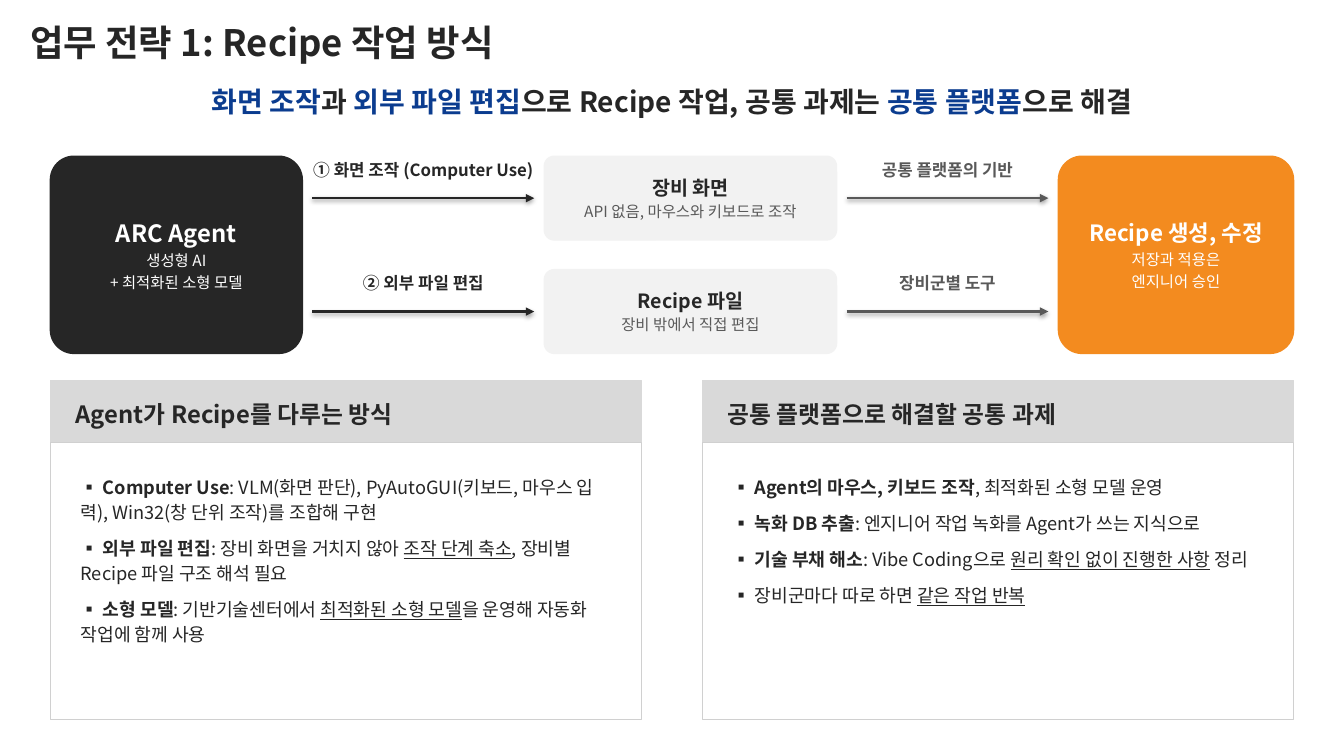
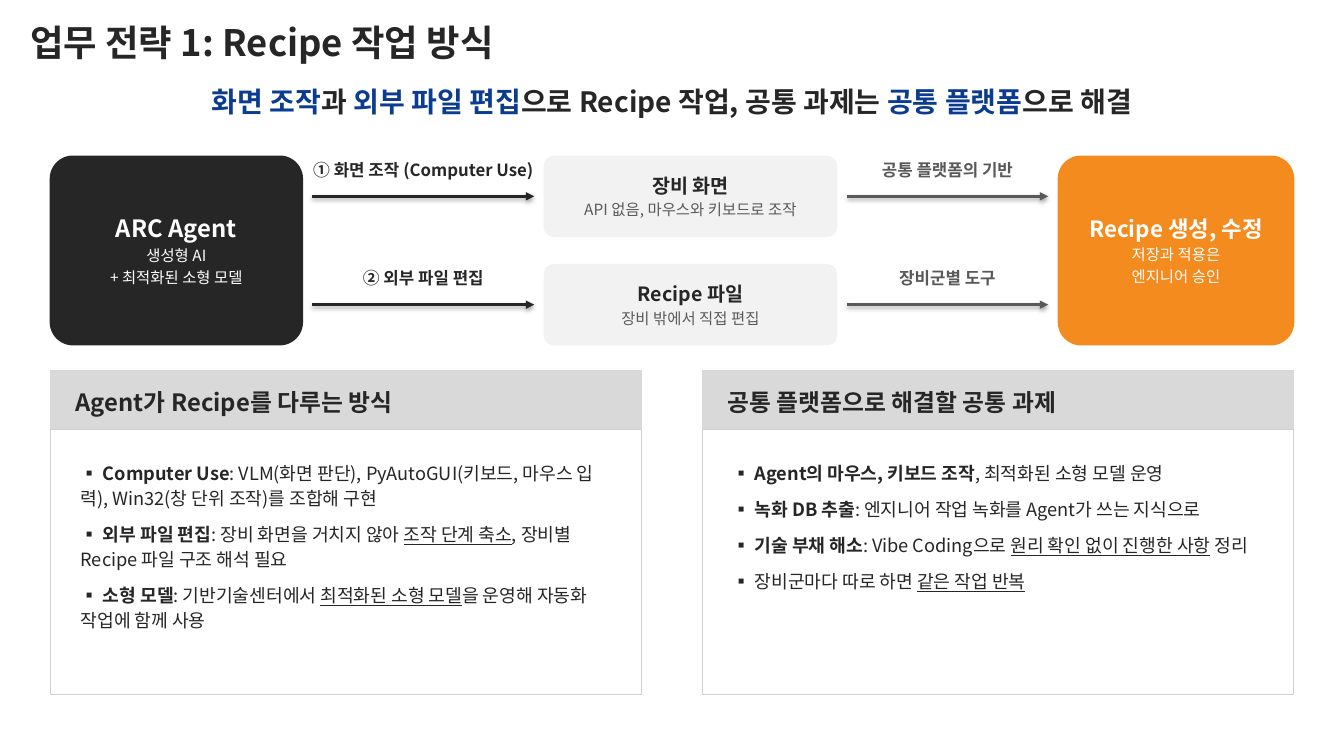
Before and after one commit to DarrenKoi/pm_notes, a slide deck: slide 4 of my-task/arc-tf/deliverables/arc-tf-team-full.pptx. Drawn at 1344x756 pixels with LibreOffice and Linux fonts; fonts in the diff are those of the drawing. Boxes give left, top, right and bottom in pixels: in the first picture for what was removed or moved away, otherwise in the second. Text is boxed around its words. In the diff, an @@ line names an element or a change of style, - is before the commit and + after.

```diff
--- a/my-task/arc-tf/deliverables/arc-tf-team-full.pptx
+++ b/my-task/arc-tf/deliverables/arc-tf-team-full.pptx
@@ rounded rectangle: place and size @@
-rounded rectangle at box(50, 156, 302, 354)
+rounded rectangle at box(50, 156, 302, 345)
@@ text "ARC Agent": place and size @@
-text "ARC Agent" at box(116, 224, 242, 290)
+text "ARC Agent" at box(116, 219, 242, 285)
@@ rounded rectangle: place and size @@
-rounded rectangle at box(544, 156, 837, 240)
+rounded rectangle at box(544, 156, 837, 236)
@@ rounded rectangle: place and size @@
-rounded rectangle at box(1059, 156, 1294, 354)
+rounded rectangle at box(1059, 156, 1294, 345)
@@ text "Recipe 생성, 수정": place and size @@
-text "Recipe 생성, 수정" at box(1089, 222, 1263, 289)
+text "Recipe 생성, 수정" at box(1089, 218, 1263, 284)
@@ text "② 외부 파일 편집": place and size @@
-text "② 외부 파일 편집" at box(363, 274, 484, 291)
+text "② 외부 파일 편집" at box(363, 269, 484, 286)
@@ rounded rectangle: place and size @@
-rounded rectangle at box(544, 270, 837, 354)
+rounded rectangle at box(544, 265, 837, 345)
@@ text "Recipe 파일": place and size @@
-text "Recipe 파일" at box(621, 291, 759, 331)
+text "Recipe 파일" at box(621, 284, 759, 325)
@@ text "장비군별 도구": place and size @@
-text "장비군별 도구" at box(899, 275, 996, 291)
+text "장비군별 도구" at box(899, 270, 996, 286)
@@ 2 texts, 2 arrows, 2 rectangles: place and size @@
-2 texts, 2 arrows, 2 rectangles at box(50, 312, 1295, 443)
+2 texts, 2 arrows, 2 rectangles at box(50, 304, 1295, 430)
@@ rectangle: place and size @@
-rectangle at box(50, 443, 642, 720)
+rectangle at box(50, 430, 642, 695)
@@ rectangle: place and size @@
-rectangle at box(703, 443, 1295, 720)
+rectangle at box(703, 430, 1295, 695)
@@ text "▪ Computer Use: VLM(화면 판단), ...": place and size @@
-text "▪ Computer Use: VLM(화면 판단), ..." at box(81, 479, 594, 643)
+text "▪ Computer Use: VLM(화면 판단), ..." at box(81, 465, 594, 629)
@@ text "▪ Agent의 마우스, 키보드 조작, ...": place and size @@
-text "▪ Agent의 마우스, 키보드 조작, ..." at box(755, 478, 1247, 606)
+text "▪ Agent의 마우스, 키보드 조작, ..." at box(755, 464, 1247, 592)
```
Also in this commit, not shown: 14 other slides changed, 4 other files.
